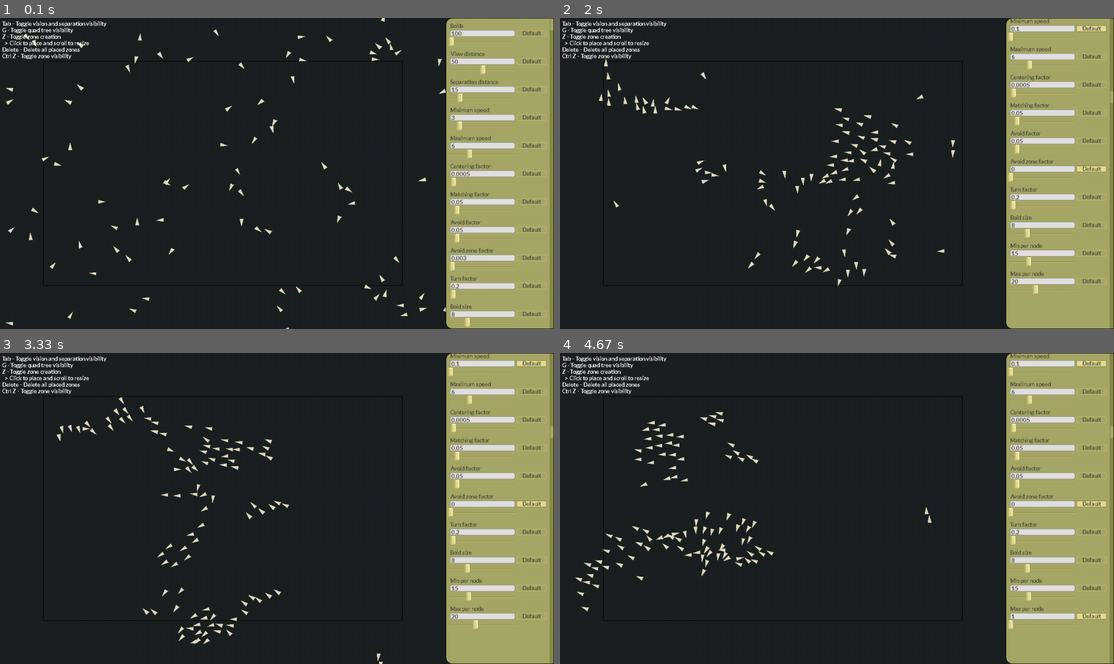
Above: before the commit, frames 1-4 (two rows, left to right).
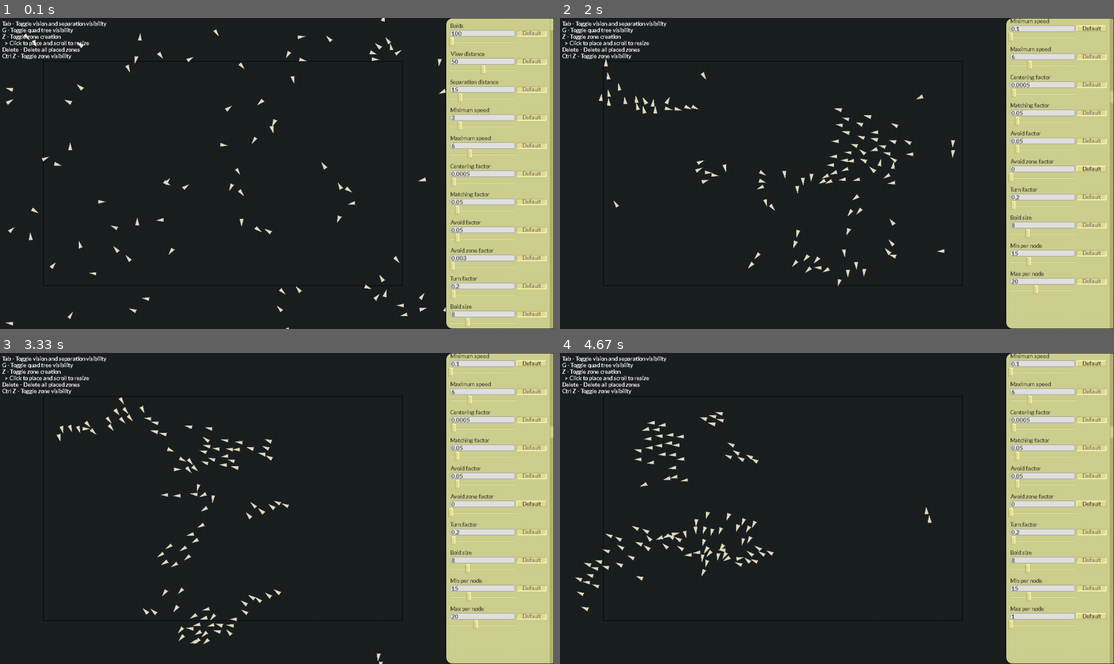
Above: after the commit, the same moments.

Repository: Peter-Vanderhyde/Boid-Simulation
Game: pygame game, started from main.py
Two runs of this game, one before a commit and one after it. Both use one fixed random seed, a clock stepped at 60 frames per second and the inputs below.
Inputs (mouse positions are in pixels of both pictures, inside the frame that each line leads up to):
- Up to frame 1 (0.1 s): no input
- Up to frame 2 (2 s): press the mouse at (1041, 126) at 0.37 s; move the mouse to (925, 105) at 0.47 s; release the mouse at (814, 89) at 0.6 s; press the mouse at (1091, 33) at 0.7 s; move the mouse to (986, 136) at 0.8 s; release the mouse at (875, 238) at 0.93 s; press the mouse at (1041, 266) at 1.03 s; move the mouse to (981, 198) at 1.13 s; release the mouse at (925, 129) at 1.27 s; press the mouse at (1041, 145) at 1.37 s; move the mouse to (931, 217) at 1.47 s; release the mouse at (825, 285) at 1.6 s; press the mouse at (1113, 24) at 1.7 s; move the mouse to (892, 67) at 1.8 s; release the mouse at (676, 114) at 1.93 s
- Up to frame 3 (3.33 s): press the mouse at (481, 390) at 2.03 s; move the mouse to (409, 402) at 2.13 s; release the mouse at (337, 418) at 2.27 s; hold Right 2.33-2.8 s; press the mouse at (531, 558) at 2.87 s; move the mouse to (365, 508) at 2.97 s; release the mouse at (204, 458) at 3.1 s
- Up to frame 4 (4.67 s): press the mouse at (1041, 474) at 3.7 s; move the mouse to (853, 436) at 3.8 s; release the mouse at (670, 399) at 3.93 s; hold Right 4-4.47 s; press the mouse at (1041, 623) at 4.53 s; move the mouse to (992, 514) at 4.63 s

The runs differ from the first frame. In frame 1, 16% of the frame differs, in the area x 80-100%, y 0-100%; in frame 2, 16%; in frame 3, 16%; in frame 4, 16%.

Commit message:
Made some gui look changes

Diff:
--- a/gui.py
+++ b/gui.py
@@ -135,7 +135,7 @@
             if pygame.mouse.get_pressed()[0]: # Left button pressed
                 mouse_pos = pygame.mouse.get_pos()
                 if self.get_scrollbar_pos().collidepoint(mouse_pos): # Clicked the scrollbar
-                    self.last_scroll_pos = mouse_pos
+                    self.last_scroll_pos = mouse_pos # Begin tracking dragged scrollbar
                 else:
                     self.last_scroll_pos = None # De-select scrollbar
 
@@ -163,6 +163,7 @@
                     elif self.overlaps(setting.button.rect, mouse_pos):
                         button = setting.button
                         if button.active:
+                            # Set the current setting value to the default
                             self.settings[setting.name]["value"] = self.default_settings[setting.name]["value"]
                             setting.textbox.set_value(str(self.settings[setting.name]["value"]))
                             setting.textbox.apply_value(self.settings)
@@ -176,12 +177,13 @@
                         setting.textbox.highlighted = False
 
         elif event.type == MOUSEBUTTONUP:
-            # Release the slider
+            # Release the slider/scrollbar
             self.last_scroll_pos = None
             self.selected_slider = None
 
         elif event.type == MOUSEMOTION:
             if self.selected_slider:
+                # Update the value in real time
                 self.selected_slider.update_pos(pygame.mouse.get_pos())
                 self.selected_slider.apply_value(self.settings) # Apply settings in real time
 
@@ -196,7 +198,7 @@
                 elif event.key == K_RIGHT:
                     self.selected_textbox.highlighted = False
                 else:
-                    self.selected_textbox.check_typing_event(event)
+                    self.selected_textbox.check_typing_event(event) # Check it's a valid key
 
 
 class Setting:
@@ -226,14 +228,20 @@
         self.height = setting_y_margins * 2 + self.title.rect.height + self.textbox.rect.height + 4
 
     def create_title(self, top_left):
+        """Creates the setting name text at the top of the setting."""
+
         title = Text(self.name.capitalize(), self.font_name, 15, self.text_color, top_left)
         self.title = title
 
     def create_textbox(self, top_left):
+        """Creates a textbox below the title for editing the setting value."""
+
         textbox = TextBox(self, str(self.value), self.font_name, 150, 15, top_left, self.text_color)
         self.textbox = textbox
 
     def create_slider(self, top_left):
+        """Creates a slider below the textbox for quickly editing the setting value."""
+
         slider = Slider(self, self.value, self.min_value, self.max_value, 150, 20, top_left, self.slider_color, self.shade_color)
         self.slider = slider
 
@@ -244,10 +252,10 @@
 
     def get_accents(self, color):
         def reduce(c):
-            return max(c - 100, 0)
+            return max(c - 30, 0)
 
         def increase(c):
-            return max(c - 30, 0)
+            return min(c + 30, 255)
 
         return [tuple([reduce(c) for c in color]), tuple([increase(c) for c in color])]
 
@@ -287,13 +295,21 @@
 
         new_rect = get_offset_rect(self.rect, offset)
         if self.active:
-            pygame.draw.rect(screen, self.button_color, new_rect, border_radius=2)
+            self.text.set_color(self.text_color)
+            pygame.draw.rect(screen, self.button_accents[1], (new_rect.left, new_rect.top, new_rect.width - 2, new_rect.height - 2), border_radius=2)
+            pygame.draw.rect(screen, self.button_accents[0], (new_rect.left + 2, new_rect.top + 2, new_rect.width - 2, new_rect.height - 2), border_radius=2)
+        else:
+            self.text.set_color(tuple([c + 50 for c in self.text_color]))
+            pygame.draw.rect(screen, self.button_accents[0], (new_rect.left, new_rect.top, new_rect.width - 2, new_rect.height - 2), border_radius=2)
+            pygame.draw.rect(screen, self.button_accents[1], (new_rect.left + 2, new_rect.top + 2, new_rect.width - 2, new_rect.height - 2), border_radius=2)
+
+        pygame.draw.rect(screen, self.button_color, (new_rect.left + 2, new_rect.top + 2, new_rect.width - 4, new_rect.height - 4), border_radius=2)
 
         self.text.draw(screen, offset)
-        if self.active:
-            pygame.draw.rect(screen, self.button_accents[0], new_rect, 1, 2)
-        else:
-            pygame.draw.rect(screen, self.button_accents[1], new_rect, 1, 2)
+        # if self.active:
+        #     pygame.draw.rect(screen, self.button_accents[0], new_rect, 1, 2)
+        # else:
+        #     pygame.draw.rect(screen, self.button_accents[1], new_rect, 1, 2)
 
 
 class TextBox:
@@ -455,7 +471,7 @@
 
         rect = get_offset_rect(self.rect, offset)
         pygame.draw.line(screen, self.slide_line_color, rect.midleft, rect.midright)
-        pygame.draw.line(screen, self.accents[0], (rect.midleft[0], rect.midleft[1] + 1), (rect.midright[0], rect.midright[1] + 1))
+        pygame.draw.line(screen, self.accents[1], (rect.midleft[0], rect.midleft[1] + 1), (rect.midright[0], rect.midright[1] + 1))
         x_pos = rect.left + (self.value - self.min_val) * self.ratio
         pygame.draw.rect(screen, self.accents[0], (x_pos - 5, rect.top, 10, self.height))
         pygame.draw.rect(screen, self.accents[1], (x_pos - 2, rect.top, 8, self.height - 2))
@@ -480,9 +496,16 @@
         """This function pre-renders the given text/font and finds its rect bounds
         so these are not calculated each time. They can simply be blit."""
 
-        self.surf = self.font.render(self.text, False, self.color)
+        self.render()
         self.rect = self.surf.get_rect()
         self.rect.topleft = list(self.top_left)
+
+    def render(self):
+        self.surf = self.font.render(self.text, False, self.color)
+
+    def set_color(self, color):
+        self.color = color
+        self.render()
 
     def draw(self, screen, offset=Vector(0, 0)):
         """Blits the rendered text to the screen at the position of rect."""
--- a/main.py
+++ b/main.py
@@ -134,7 +134,7 @@
     canvas = Canvas(width, height, (27, 32, 33), settings, default_settings) # The canvas handles drawing and events
     canvas.create_sidebar(width=250,
                           margins=(10, 10),
-                          bg_color=(166, 168, 103),
+                          bg_color=(206, 208, 143),
                           text_color=(81, 81, 61),
                           slider_color=(227, 220, 149))
     for key in settings.keys():
